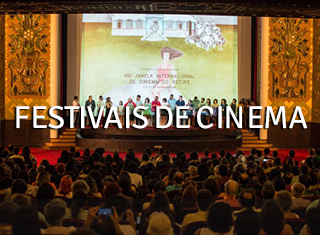
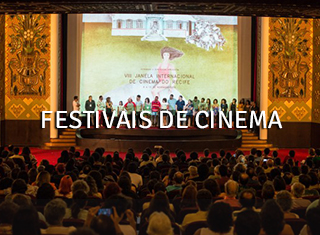
The second 320x235 image is a revision of the first. Changes to its layers:
painted on "FESTIVAIS DE CINEMA" over (16, 106, 308, 129)
